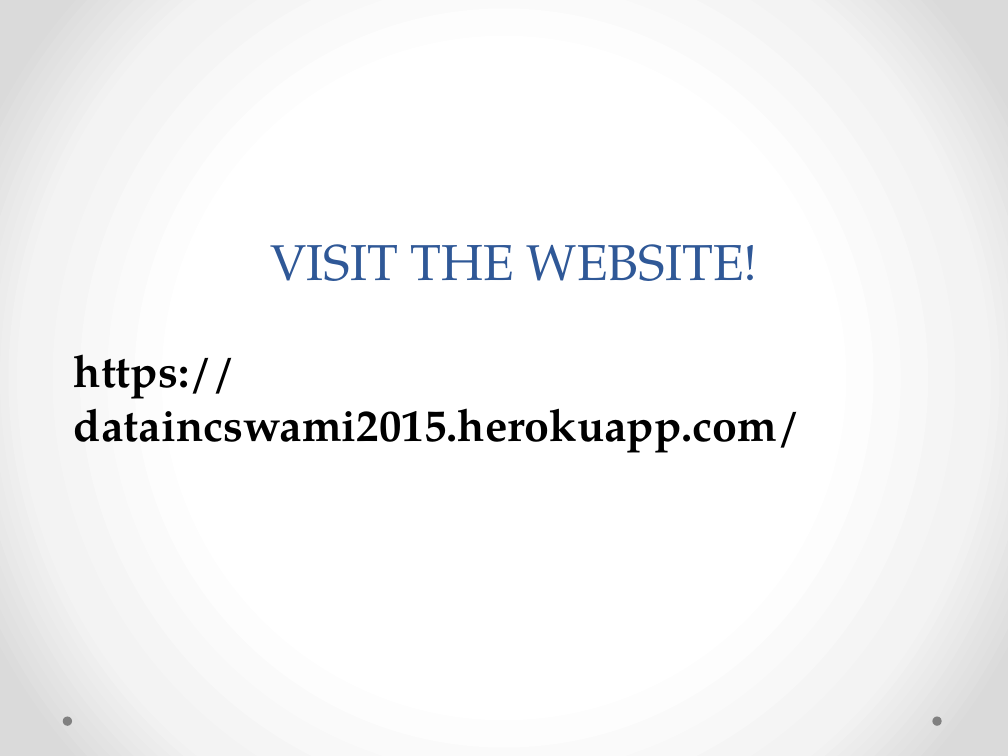
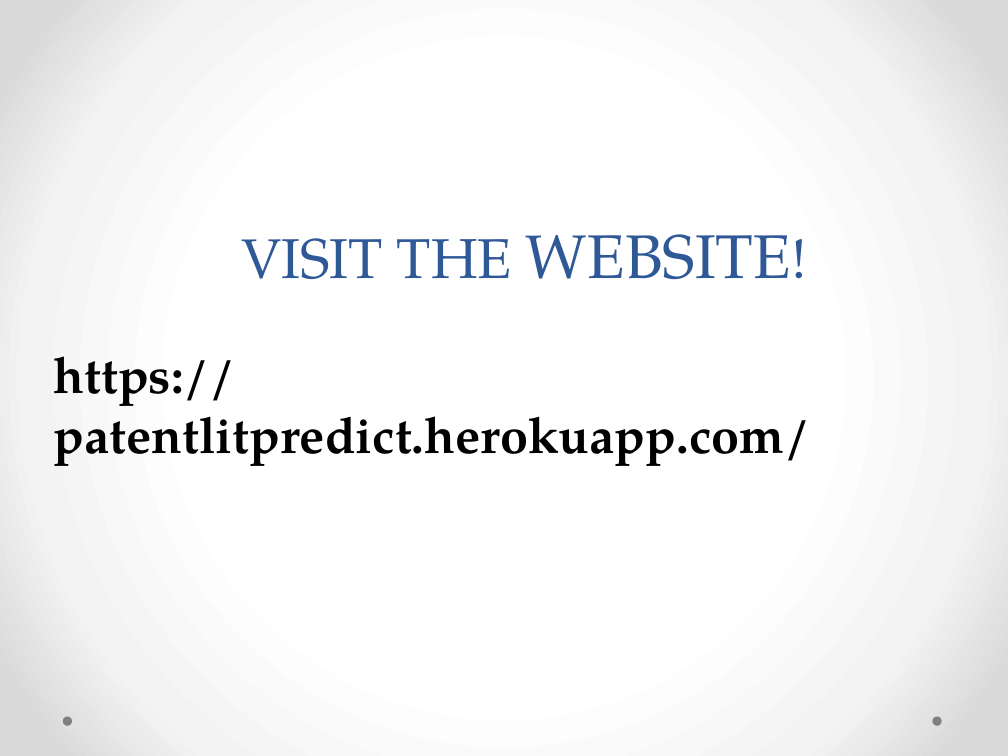
Before and after one commit to sswami2750/SwamiDataScience, a slide deck: slide 1 of CapstoneVideoFinalSlide.pptx. Drawn at 1008x756 pixels with LibreOffice and Linux fonts; fonts in the diff are those of the drawing. Boxes give left, top, right and bottom in pixels: in the first picture for what was removed or moved away, otherwise in the second. Text is boxed around its words. In the diff, an @@ line names an element or a change of style, - is before the commit and + after.

```diff
--- a/CapstoneVideoFinalSlide.pptx
+++ b/CapstoneVideoFinalSlide.pptx
@@ text "VISIT THE WEBSITE!" moved from (x1=270, y1=244, x2=758, y2=281) to (x1=241, y1=234, x2=791, y2=280) @@
@@ text "VISIT THE WEBSITE!" at (x1=241, y1=234, x2=791, y2=280): size 36 to 40 pt in "VISIT THE WEBSITE!"; size 36 to 44 pt in "WEBSITE!" @@
@@ text at (x1=54, y1=356, x2=810, y2=466): text changed; size 32 to 36 pt @@
-https://dataincswami2015.herokuapp.com/
+https://patentlitpredict.herokuapp.com/
```
Also in this commit, not shown: 7 other files.
